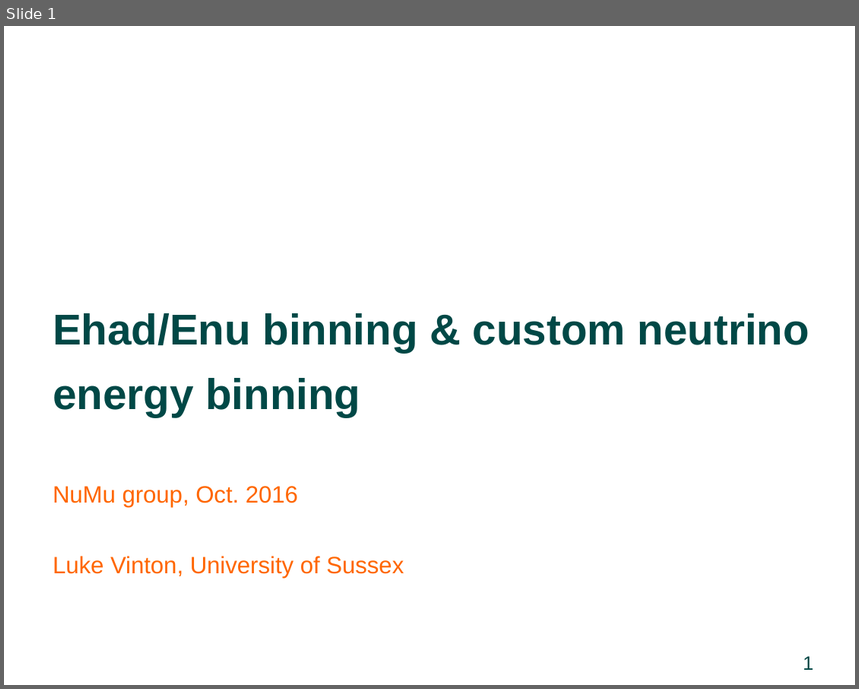
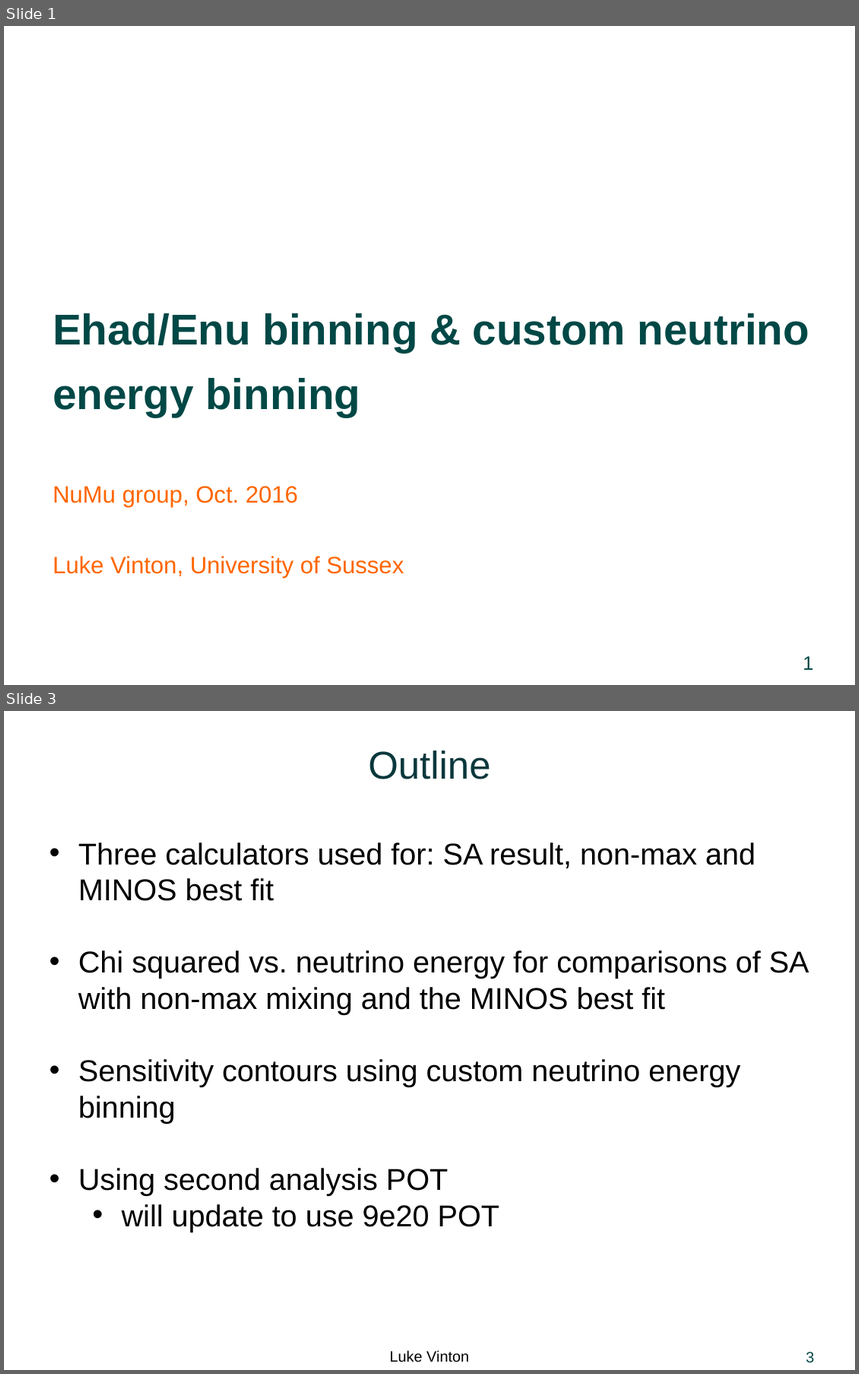
Before and after one commit to LukeJVinton/Thesis-, a slide deck: Presentations/NumuCollabMeeting_resBinning_energyBinShare_CustomBinning.pptx. Shown one above the other, each under a label of ours: slide 1 before the commit, slides 1 and 3 after it; the slides between them are not shown. The pictures are 859x689 and 859x1374 pixels, drawn with LibreOffice and Linux fonts; fonts in the diff are those of the drawing; background and template pictures are left out. Boxes give left, top, right and bottom in pixels: in the first picture for what was removed or moved away, otherwise in the second. Text is boxed around its words. In the diff, an @@ line names an element or a change of style, - is before the commit and + after.

```diff
--- a/Presentations/NumuCollabMeeting_resBinning_energyBinShare_CustomBinning.pptx
+++ b/Presentations/NumuCollabMeeting_resBinning_energyBinShare_CustomBinning.pptx
@@ slide 3 added at box(4, 711, 855, 1370), background #FFFFFF @@
@@ title added at box(368, 751, 490, 779), 36 pt, text #0A383C @@
+Outline
@@ text added at box(78, 842, 810, 1232), 28 pt, text #000000 @@
+• Three calculators used for: SA result, non-max and MINOS best fit
+• Chi squared vs. neutrino energy for comparisons of SA with non-max mixing and the MINOS best fit
+• Sensitivity contours using custom neutrino energy binning
+• Using second analysis POT
+  • will update to use 9e20 POT
@@ text added at box(390, 1350, 469, 1362), 14 pt, text #000000 @@
+Luke Vinton
@@ page number added at box(806, 1352, 814, 1363), 14 pt, text #004846 @@
+3
```
Also in this commit, not shown: 5 slides changed, 16 other slides added, 2 slides removed.
